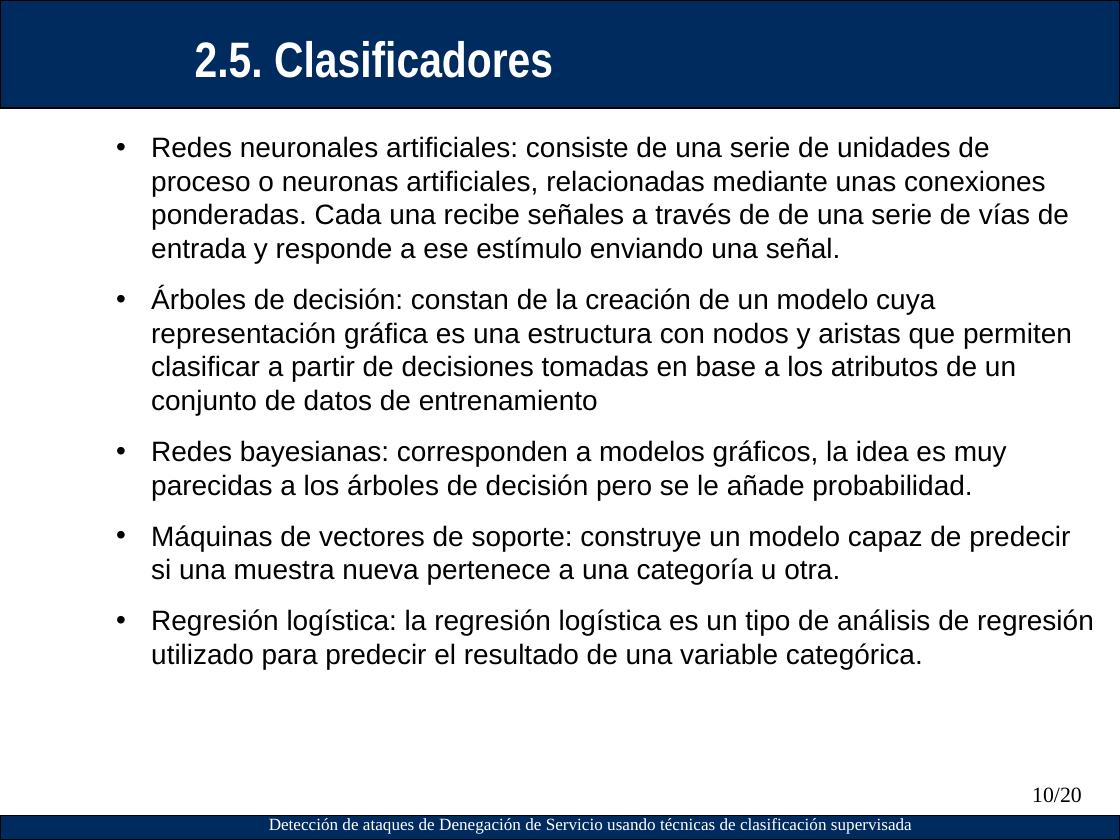
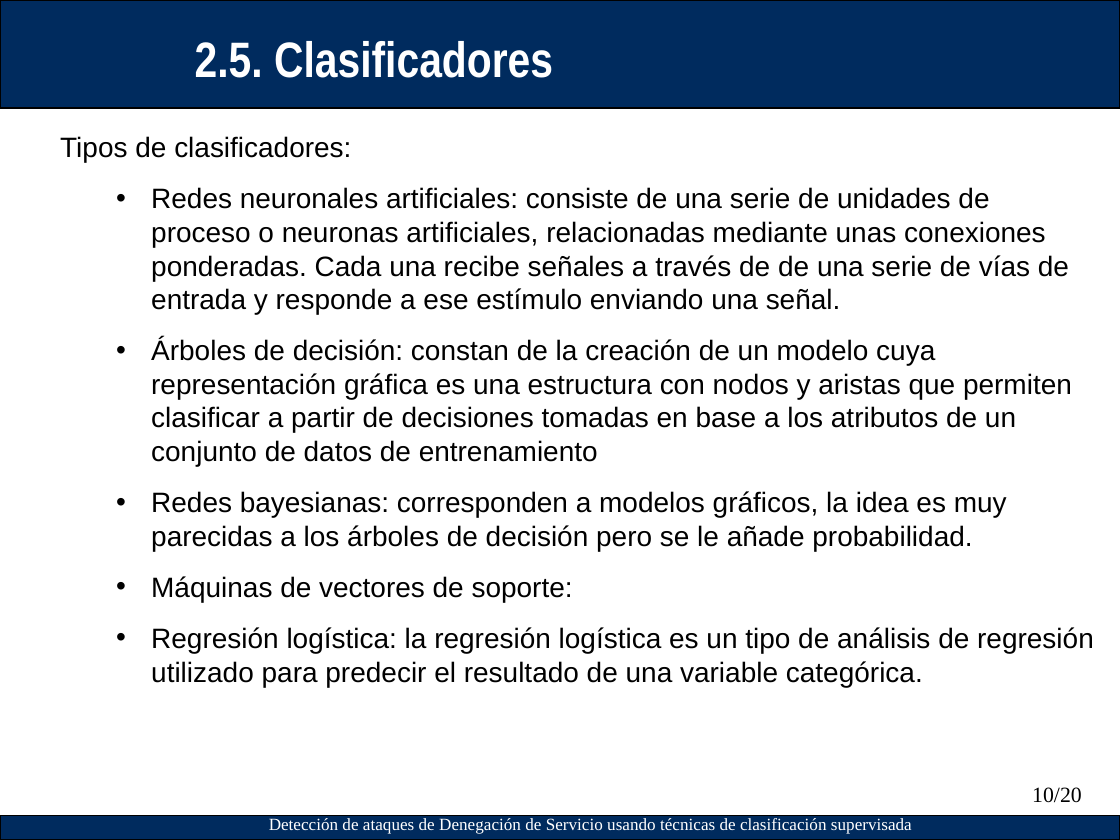
Before and after one commit to asam139/DoS_TFM, a slide deck: slide 10 of Presentacion/Plantilla_Presentacion_PFC-IT_ETSIT.ppt. Drawn at 1120x840 pixels with LibreOffice and Linux fonts; fonts in the diff are those of the drawing; background and template pictures are left out. Boxes give left, top, right and bottom in pixels: in the first picture for what was removed or moved away, otherwise in the second. Text is boxed around its words. In the diff, an @@ line names an element or a change of style, - is before the commit and + after.

Commit message:
Add more

```diff
--- a/Presentacion/Plantilla_Presentacion_PFC-IT_ETSIT.ppt
+++ b/Presentacion/Plantilla_Presentacion_PFC-IT_ETSIT.ppt
@@ text at <box>60,136,351,162</box>: paragraph added @@
+Tipos de clasificadores:
@@ text at <box>151,576,573,602</box>: text changed @@
-  • Máquinas de vectores de soporte: construye un modelo capaz de predecir si una muestra nueva pertenece a una categoría u otra.
+  • Máquinas de vectores de soporte:
```
Also in this commit, not shown: 9 slides added, 2 slides removed.
